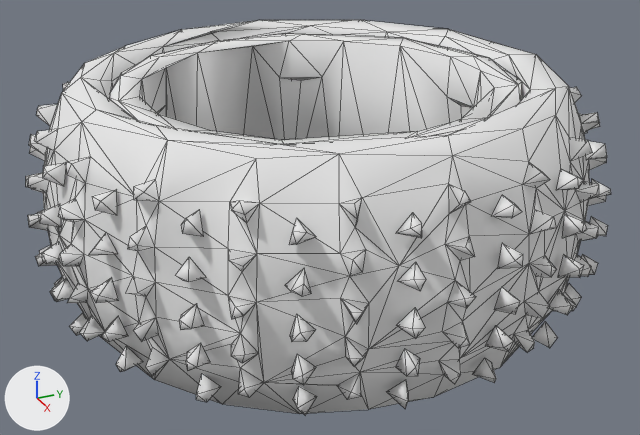
What one commit did to the OBJ model projects/robots/husarion/rosbot/protos/meshes/wheel_tire.obj.
Before and after are seen from a camera (50 mm lens) standing at (0.1178, -0.0524, 0.041) and looking at (0.0024, -0.0005, -0.0167). Arrows for +X, +Y and +Z are at lower left; the lights stay in place. Mesh edges are drawn as thin lines. Where no turn or scale is listed for an object, it has been applied to the vertices.

Objects in the first picture: 'wheel_tire'.
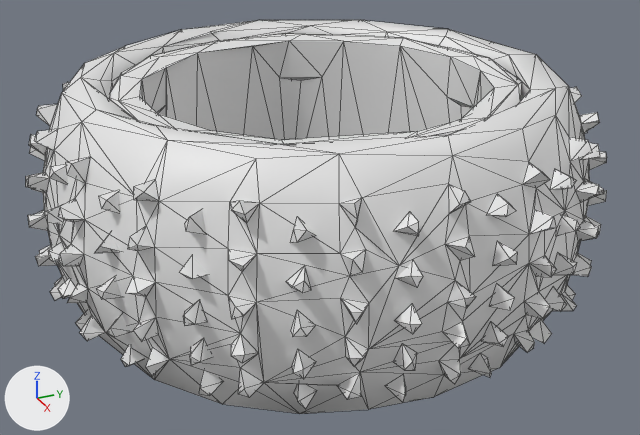
Location of each change, (x1, y1, x2, y2) in pixels of the pictures (640 x 435 px; the box of a moved part takes in the faces that stretch with it):
'wheel_tire', reshaped, shading changed: before (26, 20, 611, 415); after (26, 20, 607, 414)
part 1 of me_wheel_tire, moved or reshaped: before (69, 313, 88, 335); after (75, 311, 90, 330)
part 2 of me_wheel_tire, moved or reshaped: before (51, 278, 73, 302); after (58, 278, 75, 298)
part 3 of me_wheel_tire, moved or reshaped: before (42, 241, 62, 264); after (48, 244, 63, 262)
part 4 of me_wheel_tire, moved or reshaped: before (38, 204, 62, 228); after (45, 205, 63, 225)
part 5 of me_wheel_tire, moved or reshaped: before (43, 163, 66, 186); after (50, 164, 68, 185)
part 6 of me_wheel_tire, moved or reshaped: before (565, 283, 581, 305); after (565, 285, 576, 300)
part 7 of me_wheel_tire, moved or reshaped: before (581, 254, 598, 274); after (577, 253, 592, 265)
part 8 of me_wheel_tire, moved or reshaped: before (590, 216, 608, 236); after (584, 216, 601, 235)
part 9 of me_wheel_tire, moved or reshaped: before (591, 179, 611, 199); after (586, 180, 604, 195)
part 10 of me_wheel_tire, moved or reshaped: before (586, 141, 607, 160); after (582, 143, 600, 160)
part 11 of me_wheel_tire, moved or reshaped: before (533, 321, 558, 348); after (530, 320, 552, 343)
part 12 of me_wheel_tire, moved or reshaped: before (549, 289, 573, 315); after (546, 287, 567, 311)
part 13 of me_wheel_tire, moved or reshaped: before (558, 255, 584, 278); after (553, 253, 577, 275)
part 14 of me_wheel_tire, moved or reshaped: before (562, 214, 587, 238); after (557, 214, 580, 236)
part 15 of me_wheel_tire, moved or reshaped: before (89, 169, 584, 415); after (95, 169, 576, 409)
part 16 of me_wheel_tire, shading changed: (26, 20, 607, 414) in both

What the commit changed:
me_wheel_tire is used by ob_wheel_tire; location (0.0, 0.0, 0.0).
me_wheel_tire had 1356 vertices, 2507 faces and spanned x -0.0435..0.0437, y -0.0435..0.0435, z -0.0297..0.0066.
me_wheel_tire now has 1356 vertices, 2507 faces and spans x -0.0435..0.0435, y -0.0435..0.0435, z -0.0297..0.0066.
me_wheel_tire part 1: the loose piece of 6 vertices spanning x 0.0049..0.0078, y -0.0407..-0.0374, z -0.0252..-0.022 is moved by (-0.0001, 0.0008, 0.0003).
me_wheel_tire part 2: the loose piece of 6 vertices spanning x 0.0056..0.0086, y -0.0424..-0.0394, z -0.0196..-0.0166 is moved by (-0.0001, 0.0009, 0.0002).
me_wheel_tire part 3: the loose piece of 6 vertices spanning x 0.0058..0.0087, y -0.0429..-0.0401, z -0.014..-0.0109 is moved by (-0.0002, 0.0009, 0.0001).
me_wheel_tire part 4: the loose piece of 6 vertices spanning x 0.0053..0.0082, y -0.0426..-0.0398, z -0.0084..-0.0053 is moved by (-0.0002, 0.0009, -0.0001).
me_wheel_tire part 5: the loose piece of 6 vertices spanning x 0.0051..0.0081, y -0.0415..-0.0383, z -0.0028..0.0001 is moved by (-0.0001, 0.0008, -0.0002).
me_wheel_tire part 6: the loose piece of 5 vertices spanning x 0.0267..0.0298, y 0.026..0.0296, z -0.0252..-0.022 is moved by (-0.0006, -0.0006, 0.0003).
me_wheel_tire part 7: the loose piece of 5 vertices spanning x 0.0278..0.0312, y 0.0274..0.0308, z -0.0196..-0.0166 is moved by (-0.0006, -0.0006, 0.0002).
me_wheel_tire part 8: the loose piece of 6 vertices spanning x 0.0287..0.0319, y 0.0278..0.031, z -0.014..-0.0109 is moved by (-0.0006, -0.0006, 0.0001).
me_wheel_tire part 9: the loose piece of 5 vertices spanning x 0.0286..0.0315, y 0.0276..0.0311, z -0.0084..-0.0053 is moved by (-0.0006, -0.0006, -0.0001).
me_wheel_tire part 10: the loose piece of 5 vertices spanning x 0.0278..0.0305, y 0.0268..0.0296, z -0.0028..0.0001 is moved by (-0.0006, -0.0006, -0.0002).
me_wheel_tire part 11: the loose piece of 5 vertices spanning x 0.034..0.0372, y 0.016..0.0193, z -0.0252..-0.022 is moved by (-0.0008, -0.0004, 0.0003).
me_wheel_tire part 12: the loose piece of 6 vertices spanning x 0.0357..0.0389, y 0.0167..0.0202, z -0.0196..-0.0166 is moved by (-0.0008, -0.0004, 0.0002).
me_wheel_tire part 13: the loose piece of 6 vertices spanning x 0.0363..0.0396, y 0.0175..0.0204, z -0.014..-0.0109 is moved by (-0.0008, -0.0004, 0.0001).
me_wheel_tire part 14: the loose piece of 6 vertices spanning x 0.0361..0.0394, y 0.0175..0.0204, z -0.0084..-0.0053 is moved by (-0.0008, -0.0004, -0.0001).
me_wheel_tire part 15: 149 of the vertices in x 0.0168..0.0437, y -0.039..0.0198, z -0.0254..0.0001 are scaled about their middle by 0.979, then moved by (-0.0006, 0.0002, 0.0001).
me_wheel_tire part 16: edges marked sharp go from 0 to 1788.
